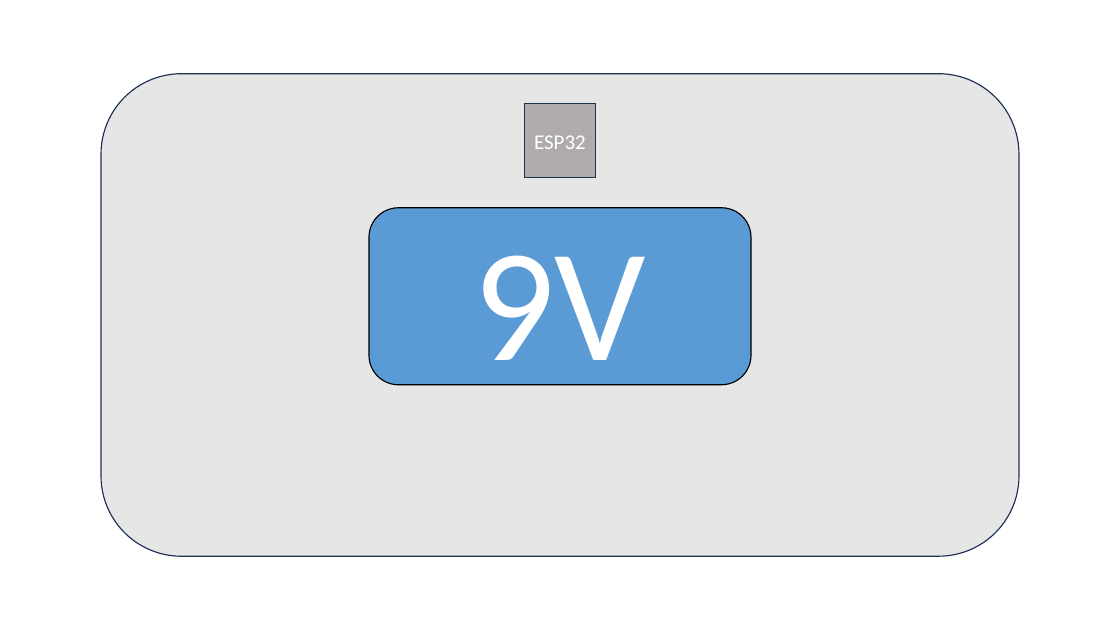
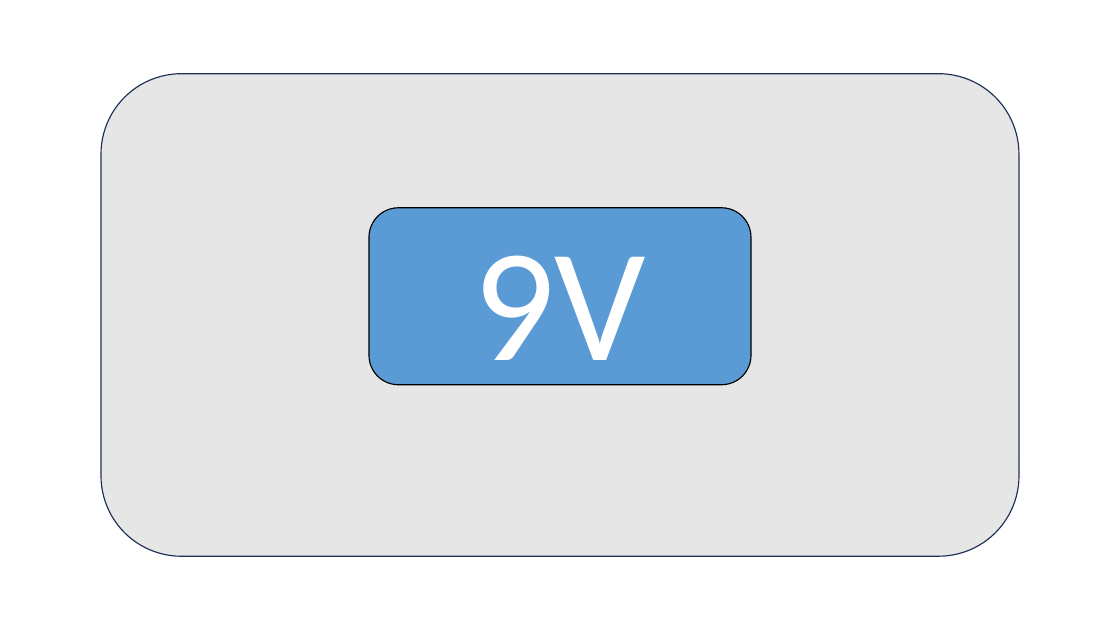
Before and after one commit to wago-enterprise-education/praktikum-vier-gewinnt, a slide deck: slide 10 of doc/Prototyp Vier Gewinnt.pptx. Drawn at 1120x630 pixels with LibreOffice and Linux fonts; fonts in the diff are those of the drawing. Boxes give left, top, right and bottom in pixels: in the first picture for what was removed or moved away, otherwise in the second. Text is boxed around its words. In the diff, an @@ line names an element or a change of style, - is before the commit and + after.

```diff
--- a/doc/Prototyp Vier Gewinnt.pptx
+++ b/doc/Prototyp Vier Gewinnt.pptx
@@ rectangle removed at [524,104,596,178] @@
-ESP32
```
Also in this commit, not shown: 7 slides added.
